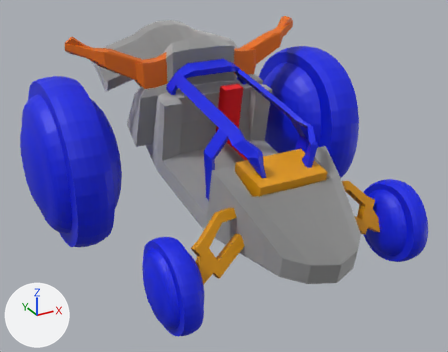
What one commit did to the Blender file Assets/Model/Dune Buggy4.blend.
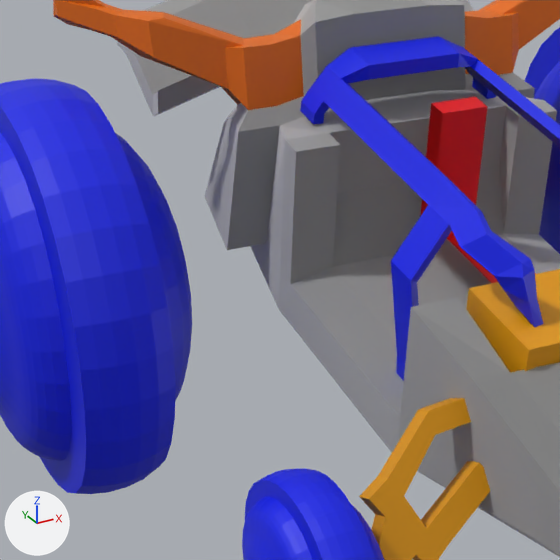
There are two pictures of each version: one whole from a 50 mm camera at (-13.69, -25.75, 9.68) aimed at (-0.46, -1.68, -2.35), one close up on the part from 9% to 61% of the width and 12% to 78% of the height. The lights are fixed; the arrows at lower left show +X, +Y and +Z.
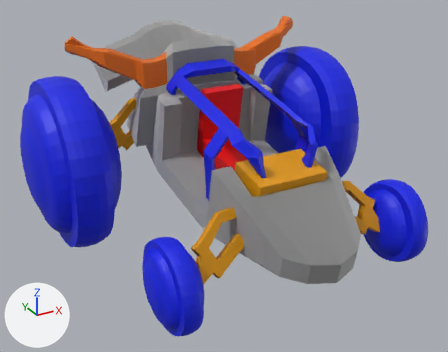
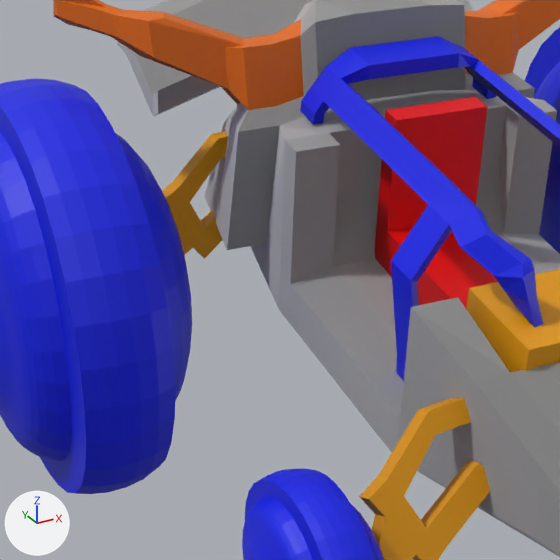
Changed parts and their boxes (x1, y1, x2, y2) in the close-ups (560 x 560 px):
part 1 of me_cube_011, built on: before (204, 116, 238, 249); after (162, 103, 491, 309)

Patch to the scene script:
```diff
--- a/Assets/Model/Dune Buggy4.blend.py
+++ b/Assets/Model/Dune Buggy4.blend.py
@@ me_cube_011 @@
 # used by ob_cube_005; location = (4.44, -6.9, -3.9); rotation_euler = (-0.367, 0.0228, -0.00875), in degrees (-21, 1.3, -0.5); scale = (0.0626, 1.67, 1.87)
-me_cube_011.from_pydata(...)  # 4626 vertices, 4585 faces; spans x -215.0..69.0, y -2.0..8.0, z -1.0..6.0
+me_cube_011.from_pydata(...)  # 4666 vertices, 4626 faces; spans x -215.0..69.0, y -2.0..8.0, z -1.0..6.0
+# me_cube_011 part 1
+# 12 faces are deleted
+# 2 vertices move within x -147.0..-146.0, y 5.0, z 3.0
+# 33 vertices are added at x -147.0..-89.0, y 3.0..5.0, z 2.0..4.0
+# 7 new vertices lie (-16.0, 0.0, 0.0) away from vertices in x -75.0..-73.0, y 1.0..3.0, z 1.0..4.0
+# 11 new faces join them, mat_material_001 (red #e70004)
+# 30 new faces join them, mat_material_003 (orange #e79d00)
+# 8 new faces join them, mat_material_002 (blue #001be7)
+# 4 new faces join them, mat_material (white #e7e7e7)
 me_cube_011.materials.append(mat_material_002)
```
